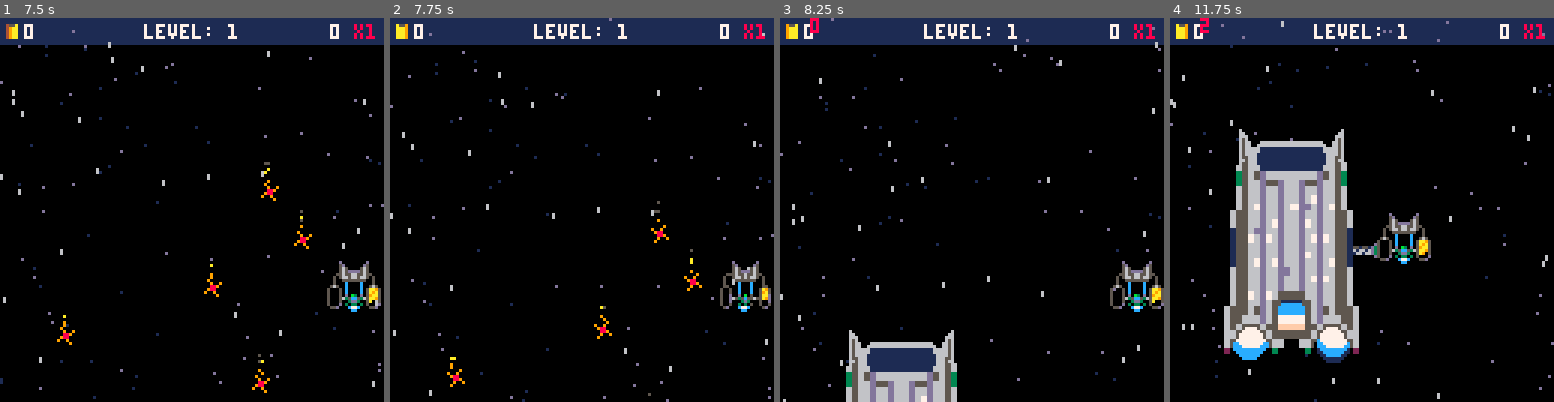
Above: before the commit, frames 1-4 (left to right).
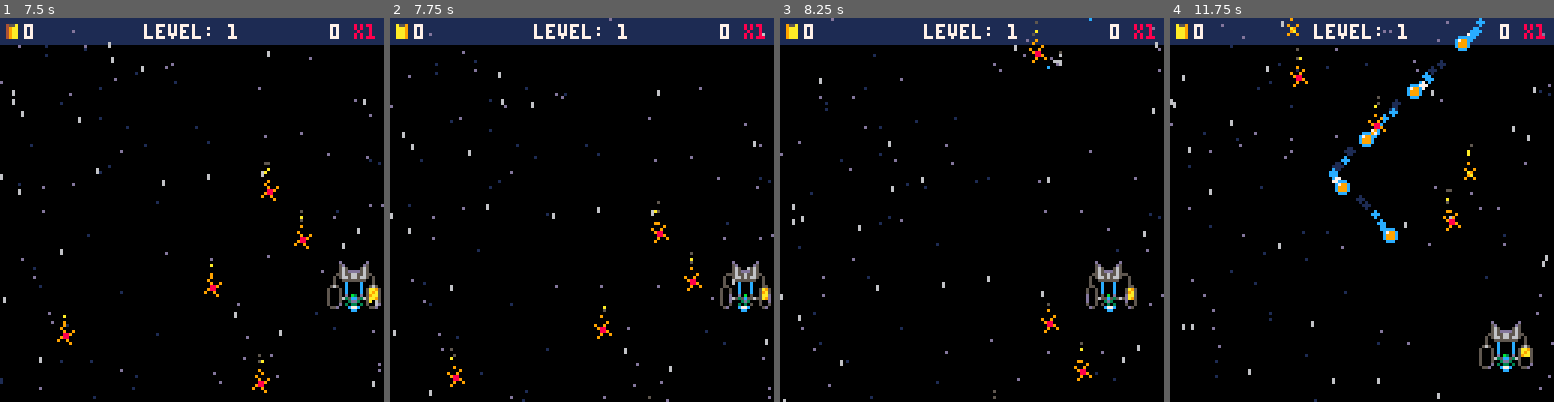
Above: after the commit, the same moments.

Repository: jacobneal65/drop-p8
Game: PICO-8 cartridge drop.p8
The game is run twice, just before and just after one commit, with the same random seed, the same clock (stepped at 60 frames per second) and the same inputs.
Inputs:
- Up to frame 1 (7.5 s): hold Right 1.6-2.1 s; hold Up 2.15-2.42 s; hold Right 2.47-3.03 s; hold Left 3.08-3.58 s; hold Down 3.63-3.97 s; hold Right 4.02-4.68 s; hold Up 4.73-5.03 s; hold Left 5.08-5.68 s; hold Down 5.73-6.03 s; hold Right 6.08-6.58 s; hold Right 6.63-7.13 s; hold Up 7.18-7.45 s
- Up to frame 2 (7.75 s): hold Right from 7.5 s (still down)
- Up to frame 3 (8.25 s): release Right at 8.07 s; hold Left from 8.12 s (still down)
- Up to frame 4 (11.75 s): release Left at 8.62 s; hold Down 8.67-9 s; hold Right 9.05-9.72 s; hold Up 9.77-10.07 s; hold Left 10.12-10.72 s; hold Down 10.77-11.07 s; hold Right 11.12-11.62 s

Frame 1 is identical in both runs. In frame 2, 0.1% of the frame differs, in the area x 15-79%, y 50-100%; in frame 3, 6.3%; in frame 4, 21%, in the area x 7-95%, y 0-93%.

Commit message:
update to speed of anim refuel

Diff:
--- a/drop.p8
+++ b/drop.p8
@@ -151,7 +151,6 @@
 	if (p_x < 0) p_x=1
 	if (p_y > 120) p_y=120
 	if (p_y < 16) p_y=17
-	--transfer_points()
 	--fruit
 	update_fruit()
 	update_fruitlet()
@@ -432,6 +431,8 @@
 			if wave > #levels[level] then
 				wave=1
 				_upd=init_eol--end of lvl
+			else
+				init_fruit_wave()
 			end
 
 		end
@@ -640,11 +641,15 @@
 			score_intensity=0.5
 			sfx(11)
 		elseif s_tmr>=90 then
-			if temp_points>0 then
-				temp_points-=1
-				points+=1
+			if temp_points > 0 then
+				if temp_points > 100 then
+					points+=100
+					temp_points-=100
+				else
+					points+=temp_points
+					temp_points-=temp_points
+				end
 				sfx(12)
-			else
 			end
 		end
 	end
@@ -667,8 +672,13 @@
 		if gen_tmr > 10 then
 			sfx(14)
 			gen_tmr=0
-			fuel=min(fuel+4,120)
-			b_points=max(b_points-1,0)
+			fuel=min(fuel+10,120)
+			if b_points > 4 then
+				b_points-=4
+			else
+				b_points=0
+			end
+
 			if fuel==120 and b_points == 0 then
 				e_state=3
 			end
@@ -706,6 +716,7 @@
 		if wrp_spr==90 then
 			e_state=6
 			d_plyr=drw_sqsh
+			sfx(16)
 		end
 	end
 	if e_state == 6 then
@@ -735,6 +746,7 @@
 			p_x,p_y=60,102
 			init_plerp()
 			d_plyr=drw_sqsh
+			sfx(16)
 		end
 	end
 	if e_state==9 then
@@ -758,12 +770,6 @@
 			debug[1]="no more levels"
 		end
 	end
---
--- init_fruitlet()
---		init_fruit_wave()
---	else
---		debug[2]="no more levels"
---	end
 
 end
 
Not shown, changed: the sound effects (__sfx__) section of drop.p8
